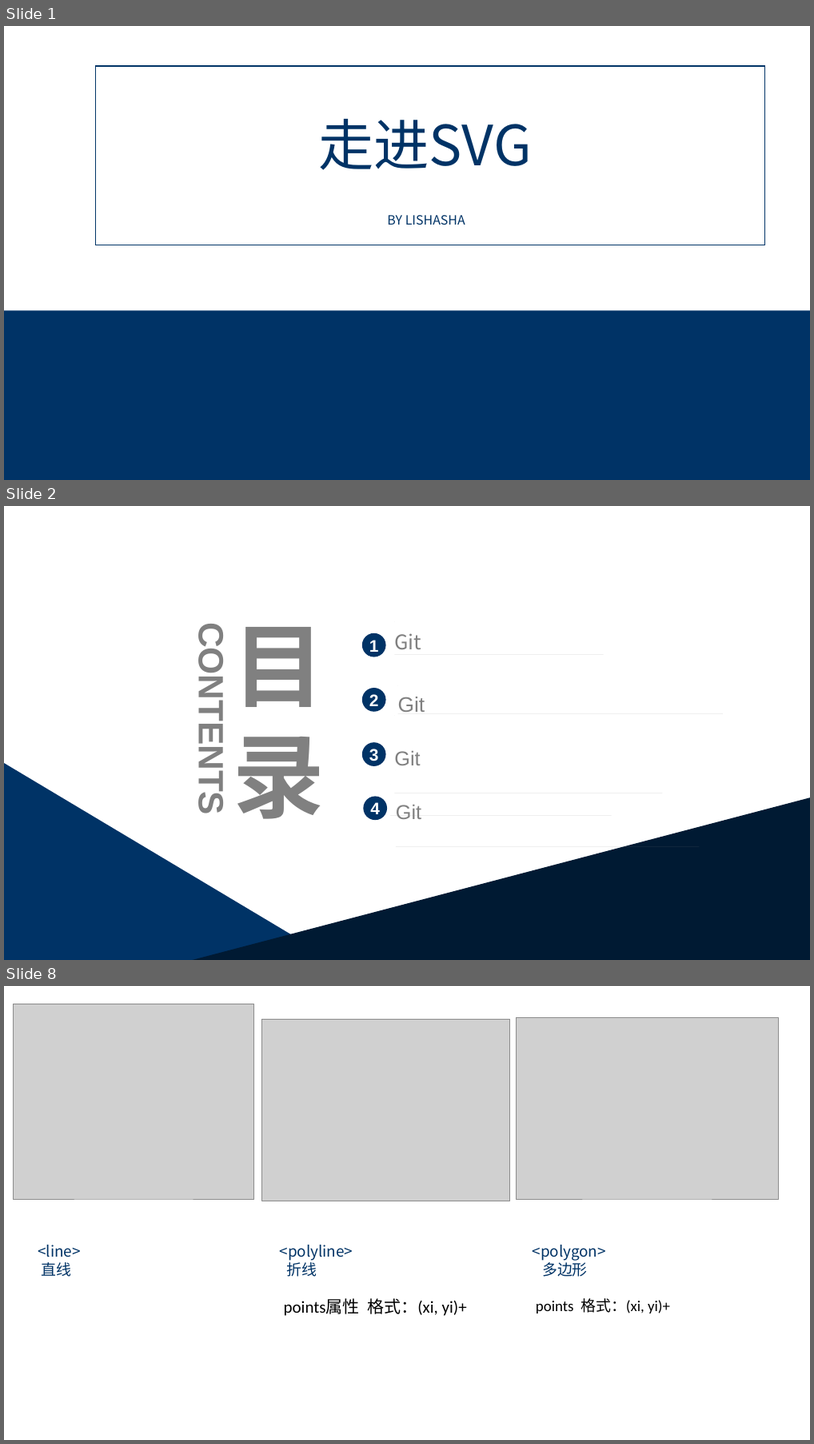
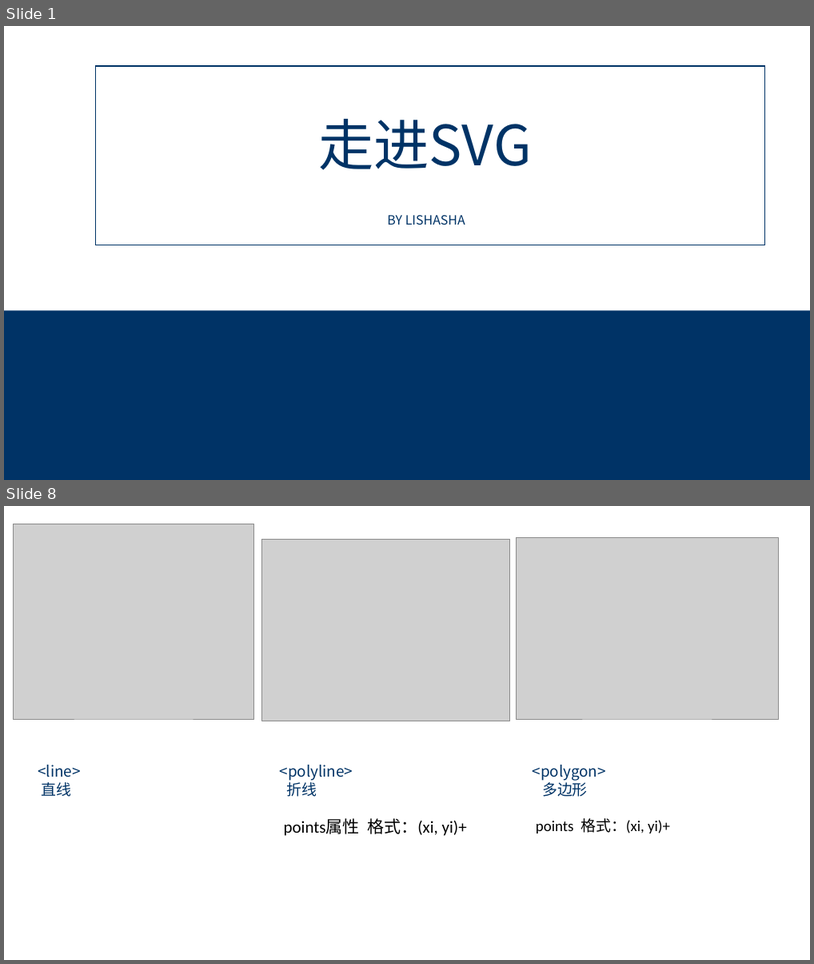
Before and after one commit to lss0928/git_test, a slide deck: svg/走进SVG - 副本.pptx. Shown one above the other, each under a label of ours: slides 1, 2 and 8 before the commit, slides 1 and 8 after it; the slides between them are not shown. The pictures are 814x1444 and 814x964 pixels, drawn with LibreOffice and Linux fonts; fonts in the diff are those of the drawing; grey boxes stand for pictures. Boxes give left, top, right and bottom in pixels: in the first picture for what was removed or moved away, otherwise in the second. Text is boxed around its words. In the diff, an @@ line names an element or a change of style, - is before the commit and + after.

```diff
--- a/svg/走进SVG - 副本.pptx
+++ b/svg/走进SVG - 副本.pptx
@@ slide 2 removed at bbox=[4, 506, 810, 960], background #FFFFFF @@
@@ freeform shape removed at bbox=[394, 621, 604, 655] @@
@@ text removed at bbox=[191, 641, 230, 808] @@
-CONTENTS
@@ text removed at bbox=[233, 627, 325, 819] @@
-目录
@@ ellipse removed at bbox=[362, 633, 386, 656] @@
@@ text removed at bbox=[370, 640, 379, 652] @@
-1
@@ text removed at bbox=[394, 633, 422, 649] @@
-Git
@@ ellipse removed at bbox=[362, 688, 386, 711] @@
@@ text removed at bbox=[370, 694, 379, 706] @@
-2
@@ freeform shape removed at bbox=[398, 685, 723, 713] @@
@@ text removed at bbox=[398, 696, 425, 712] @@
-Git
@@ freeform shape removed at bbox=[394, 716, 662, 792] @@
@@ ellipse removed at bbox=[362, 743, 386, 766] @@
@@ freeform shape removed at bbox=[4, 763, 334, 960] @@
@@ text removed at bbox=[370, 748, 379, 761] @@
-3
@@ text removed at bbox=[394, 751, 420, 765] @@
-Git
@@ freeform shape removed at bbox=[396, 769, 700, 846] @@
@@ freeform shape removed at bbox=[390, 784, 612, 816] @@
@@ freeform shape removed at bbox=[191, 797, 810, 960] @@
@@ ellipse removed at bbox=[363, 796, 387, 820] @@
@@ text removed at bbox=[370, 802, 380, 814] @@
-4
@@ text removed at bbox=[396, 804, 422, 819] @@
-Git
```
Also in this commit, not shown: 23 slides changed, 1 slide added, 1 other slide removed, 14 other files.
